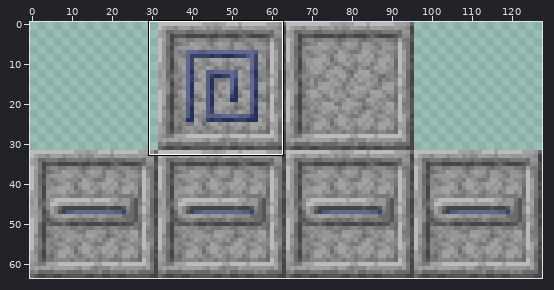
Sprite sheet, stored at assets/aether_legacy/textures/bosses/slider/slider_asleep.png. Above, an overview of the earlier version with the close-up marked.
Close-up. Before the commit:
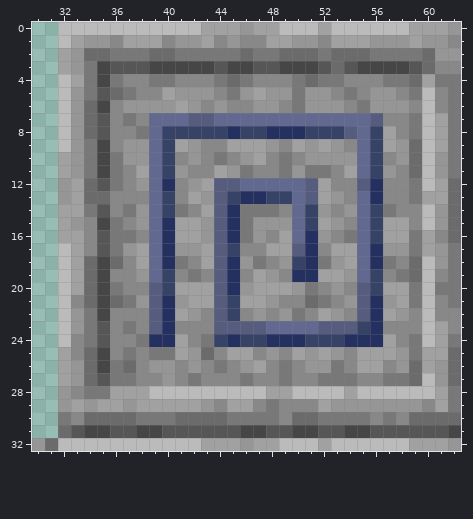
The file is 128x64 pixels. Colours within 5 levels of each other are drawn and written as one. Shown: x 30..62, y 0..32.
After:
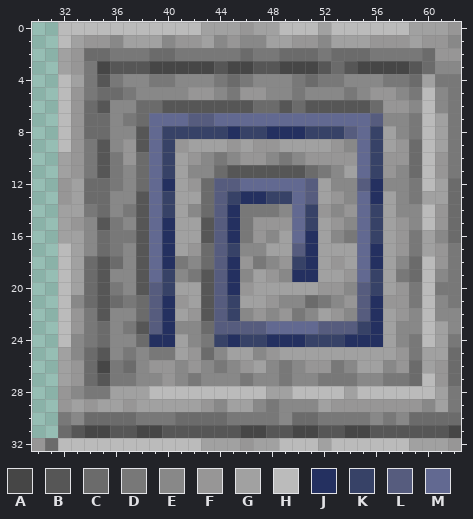
Palette (. is transparent): A #464646  B #565656  C #6b6b6b  D #787878  E #888888  F #979696  G #a1a1a1  H #bbbbbb  J #243060  K #374267  L #565c7e  M #626991
The author wrote: Added shading to the top mark on the Slider
Edits made:
The edit turns colour A into colour B in row 4 at x 35; in row 6 at x 35; in rows 9 to 11 at x 35; in row 15 at x 35; in rows 18 to 22 at x 35; in row 25 at x 35.
The edit turns colour D into colour B in row 6 at x 55; in row 8 at x 38; in row 11 at x 46 and 49.
The edit turns colour E into colour B in row 6 at x 43, 45 to 46, 49 and 54; in row 11 at x 47 to 48; in row 13 at x 38; in row 16 at x 38; in row 19 at x 43; in row 20 at x 38.
The edit turns colour E into colour B in row 22 at x 43; in row 23 at x 38.
The edit turns colour F into colour B in row 6 at x 40, 42, 44 and 51 to 53; in row 9 at x 38; in row 11 at x 45 and 50; in row 14 at x 38; in row 15 at x 38 and 43; in row 16 at x 43.
The edit turns colour F into colour B in row 19 at x 38.
The edit turns colour G into colour B in row 6 at x 41; in rows 17 to 18 at x 38; in rows 20 to 21 at x 43.
The edit turns colour B into colour C in row 5 at x 35; in rows 7 to 8 at x 35; in row 12 at x 35; in row 14 at x 35; in rows 16 to 17 at x 35; in rows 23 to 24 at x 35.
The edit turns colour D into colour C in row 6 at x 50; in row 11 at x 51; in row 24 at x 38.
The edit turns colour E into colour C in row 7 at x 38; in row 22 at x 38; in row 23 at x 43.
The edit turns colour F into colour C in row 6 at x 38 to 39, 47 to 48 and 56; in row 10 at x 38; in row 12 at x 38; in row 13 at x 43; in row 21 at x 38.
The edit turns colour G into colour C in row 11 at x 38 and 44; in row 12 at x 43; in row 14 at x 43; in rows 17 to 18 at x 43.
The edit turns colour F into colour E in row 5 at x 41, 48 to 49 and 51 to 52; in row 6 at x 37; in row 17 at x 37.
The edit turns colour G into colour E in row 5 at x 40.
The edit turns colour E into colour F in row 10 at x 57; in row 20 at x 52.
The edit turns colour G into colour F in row 5 at x 47; in row 9 at x 41, 45 and 47; in row 10 at x 47; in rows 15 to 16 at x 58; in rows 20 to 21 at x 58.
The edit turns colour D into colour G in row 14 at x 41 and 57; in row 18 at x 52 and 57; in row 20 at x 51.
The edit turns colour E into colour G in row 9 at x 43 to 44 and 49; in row 10 at x 41; in row 12 at x 41; in row 13 at x 41 and 57; in row 17 at x 52; in row 19 at x 57.
The edit turns colour E into colour G in row 23 at x 57; in row 25 at x 49 and 54.
The edit turns colour F into colour G in row 9 at x 42 and 51; in row 11 at x 41; in row 16 at x 52; in row 17 at x 41 and 57; in row 20 at x 50; in row 25 at x 51 and 53.
Where, in picture pixels (left, top, right, bottom), the same in both close-ups:
changed: (97, 74, 409, 360)
